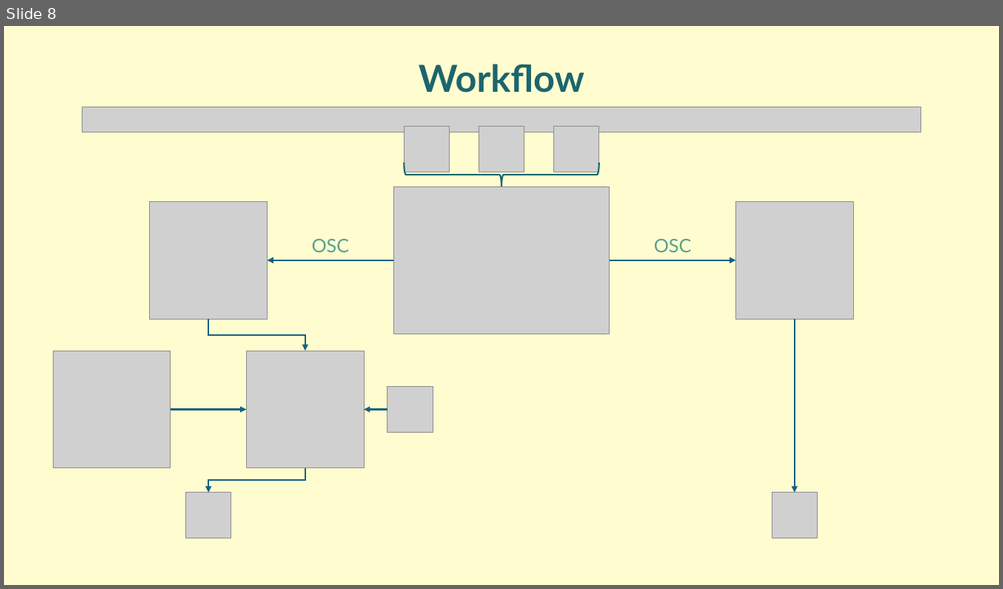
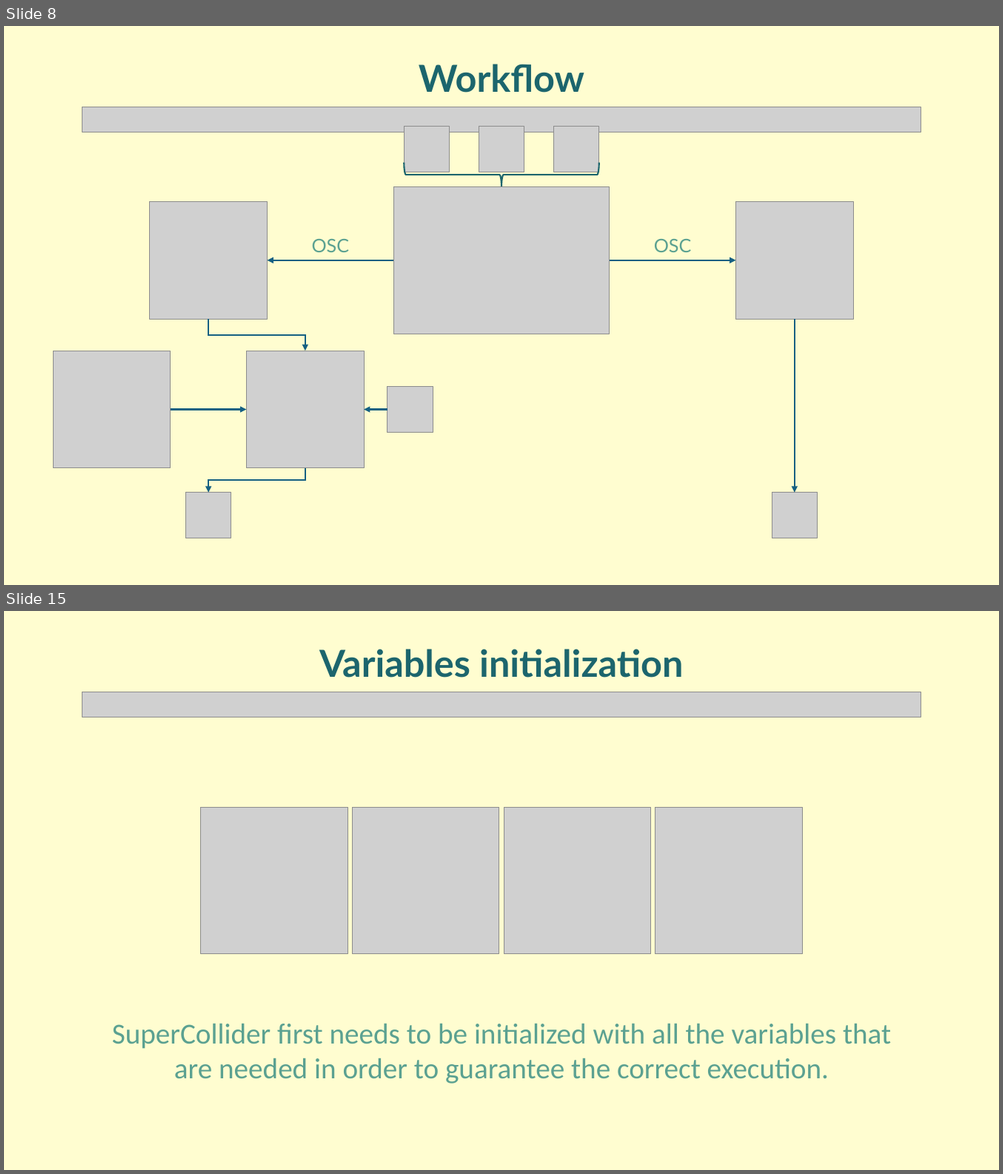
Before and after one commit to Ciorpy/G.A.I.A.-CMLS-2025, a slide deck: GAIA.pptx. Shown one above the other, each under a label of ours: slide 8 before the commit, slides 8 and 15 after it; the slides between them are not shown. The pictures are 1003x589 and 1003x1174 pixels, drawn with LibreOffice and Linux fonts; fonts in the diff are those of the drawing; grey boxes stand for pictures. Boxes give left, top, right and bottom in pixels: in the first picture for what was removed or moved away, otherwise in the second. Text is boxed around its words. In the diff, an @@ line names an element or a change of style, - is before the commit and + after.

```diff
--- a/GAIA.pptx
+++ b/GAIA.pptx
@@ slide 15 added at (4, 611, 999, 1170), background #FFFDD0 @@
@@ text added at (319, 649, 683, 678), 36 pt, text #1C656D, bold @@
+Variables initialization
@@ picture added at (82, 692, 920, 717) @@
@@ group added at (201, 807, 802, 954): 4 pictures @@
@@ text added at (112, 1024, 891, 1084), 28 pt, text #5BA191 @@
+SuperCollider first needs to be initialized with all the variables that are needed in order to guarantee the correct execution.
```
Also in this commit, not shown: 1 slide changed, 24 other slides added, 4 slides removed.
